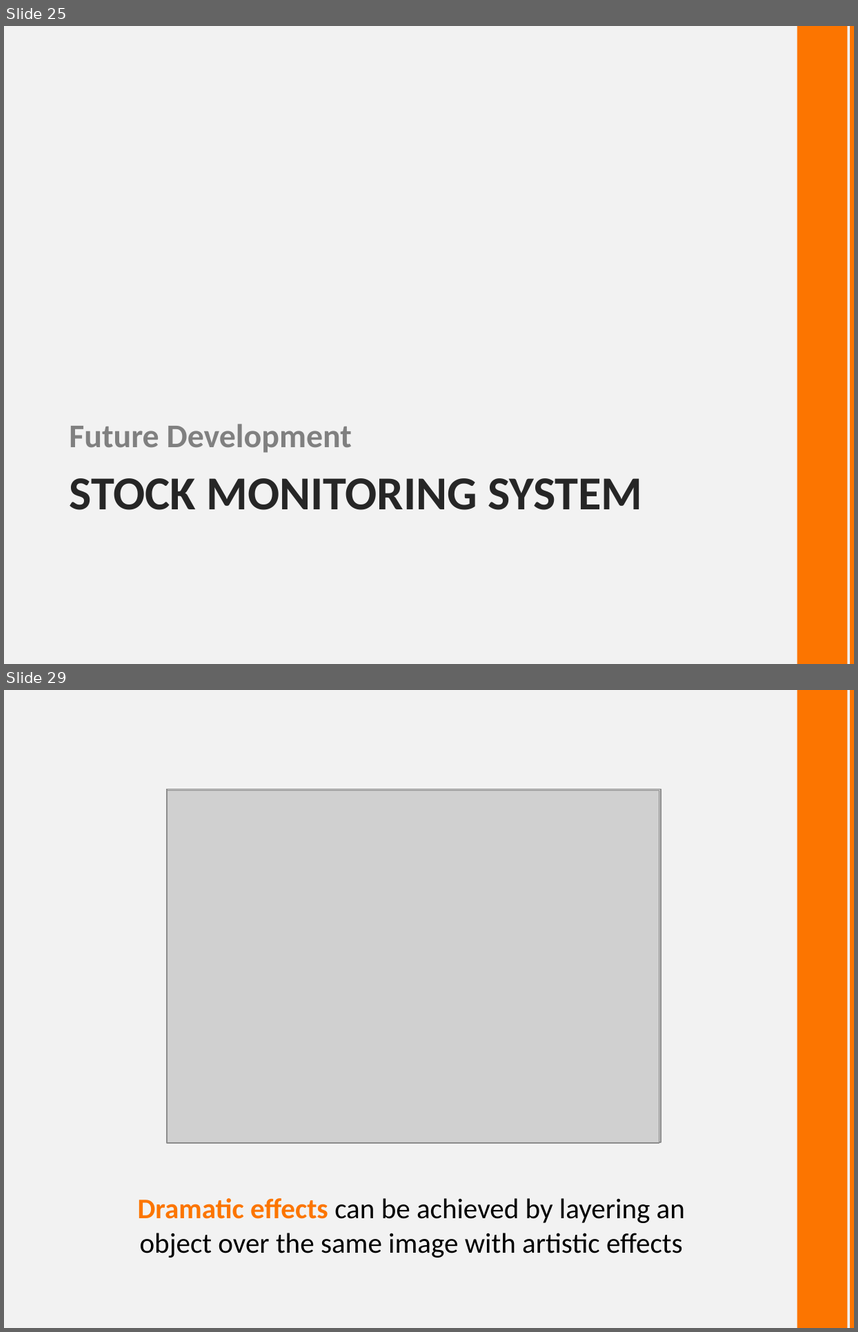
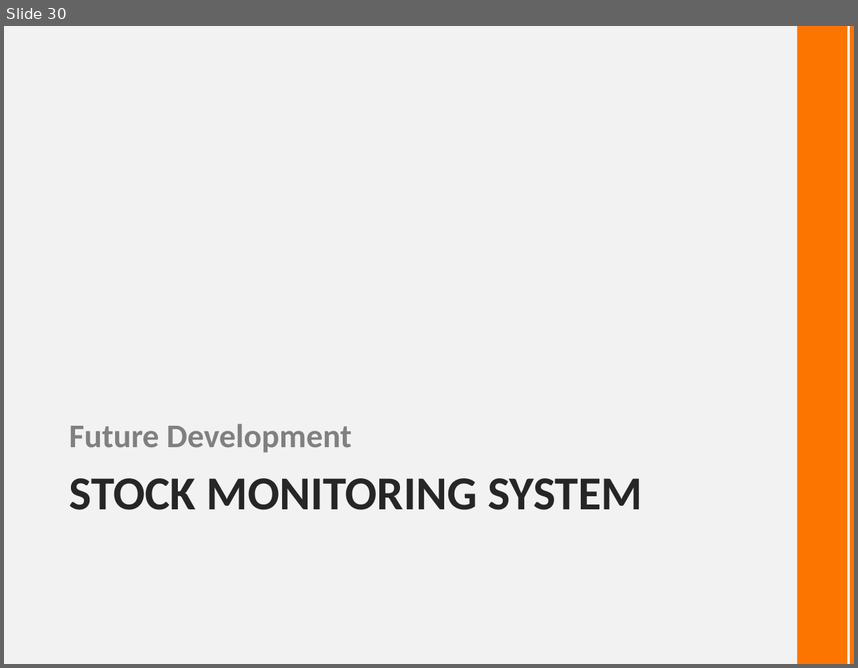
Before and after one commit to michaelleung0o0/comp3006, a slide deck: ppt/Presentation3.pptx. Shown one above the other, each under a label of ours: slides 25 and 29 before the commit, slide 30 after it; the slides between them are not shown. The pictures are 858x1332 and 858x668 pixels, drawn with LibreOffice and Linux fonts; fonts in the diff are those of the drawing; grey boxes stand for pictures; background and template pictures are left out. Boxes give left, top, right and bottom in pixels: in the first picture for what was removed or moved away, otherwise in the second. Text is boxed around its words. In the diff, an @@ line names an element or a change of style, - is before the commit and + after.

```diff
--- a/ppt/Presentation3.pptx
+++ b/ppt/Presentation3.pptx
@@ slide 29 removed at (4,690,854,1328), background #F2F2F2; not listed: 2 template elements that a slide beside it also shows @@
@@ picture removed at (168,789,660,1142) @@
@@ picture removed at (168,789,661,1142) @@
@@ picture removed at (168,790,660,1143) @@
@@ text removed at (138,1198,685,1257) @@
-Dramatic effects can be achieved by layering an object over the same image with artistic effects
@@ what was slide 25 is now slide 30 @@
```
Also in this commit, not shown: 3 slides changed, 10 slides added, 12 other slides removed, 2 other files.
